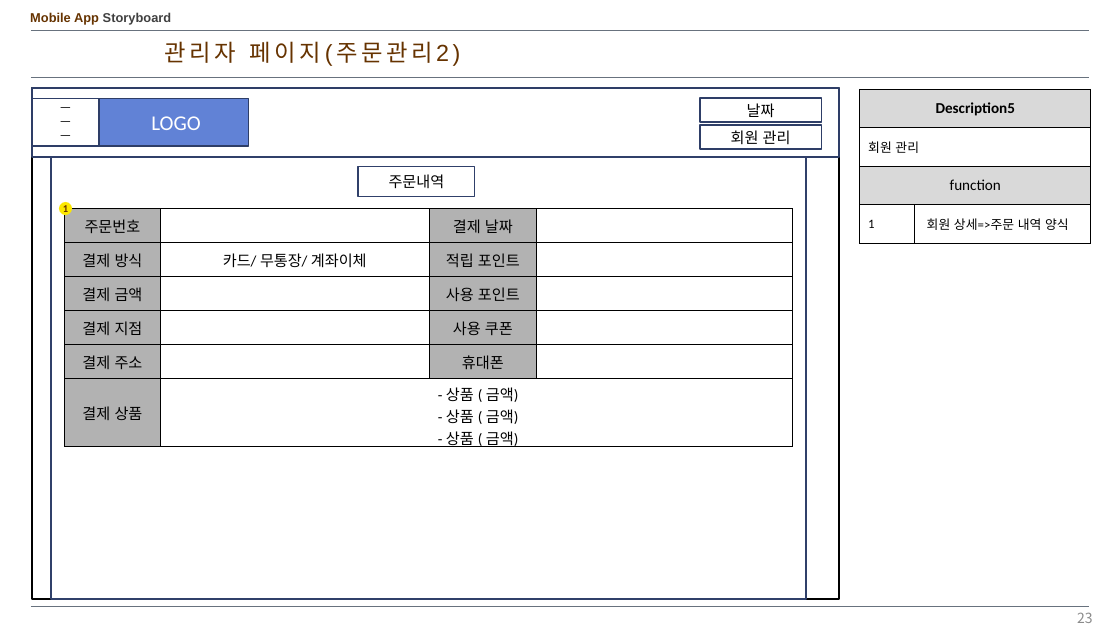
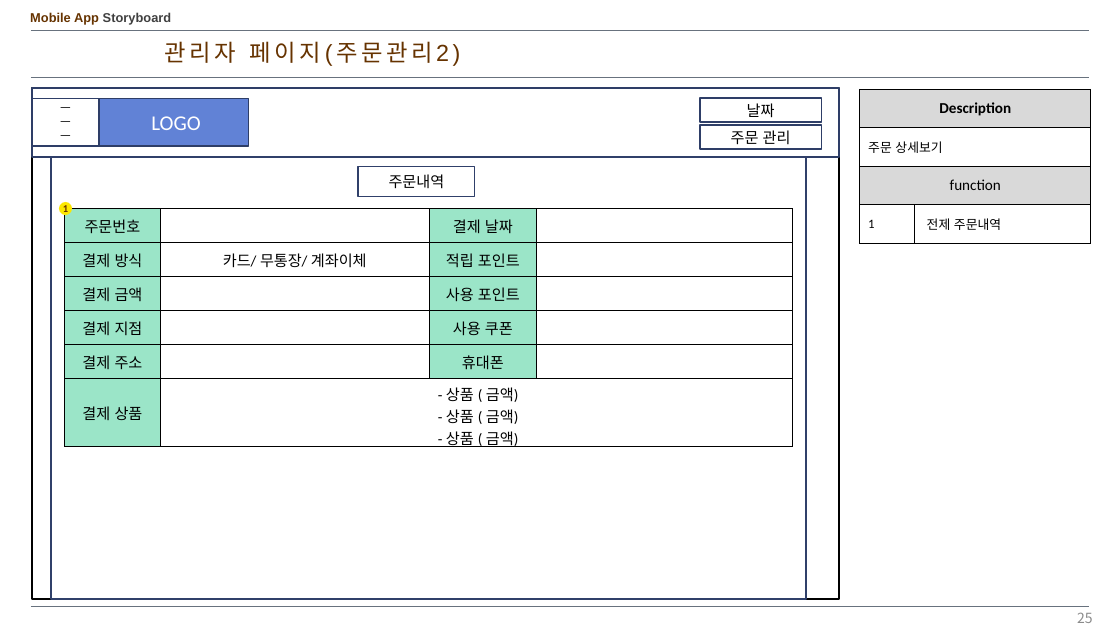
Before and after one commit to kangheechoul/document, a slide deck: slide 25 of 프레젠테이션 1.pptx (slide 23 before the commit). Drawn at 1120x630 pixels with LibreOffice and Linux fonts; fonts in the diff are those of the drawing. Boxes give left, top, right and bottom in pixels: in the first picture for what was removed or moved away, otherwise in the second. Text is boxed around its words. In the diff, an @@ line names an element or a change of style, - is before the commit and + after.

Commit message:
관리자 문의 답변

```diff
--- a/프레젠테이션 1.pptx
+++ b/프레젠테이션 1.pptx
@@ table at [860, 89, 1091, 243] @@
-row 1, column 1: Description5
+row 1, column 1: Description
-row 2, column 1: 회원 관리
+row 2, column 1: 주문 상세보기
-row 4, column 2: 회원 상세=>주문 내역 양식
+row 4, column 2: 전제 주문내역
@@ text in rectangle at [731, 130, 791, 145]: text changed @@
-회원 관리
+주문 관리
@@ table at [65, 208, 793, 451] @@
@@ fill #B2B2B2 to #9BE5C8 in 11 cells @@
@@ page number at [1077, 612, 1093, 623]: text changed @@
-23
+25
```
Also in this commit, not shown: 8 other slides changed, 5 slides added.
